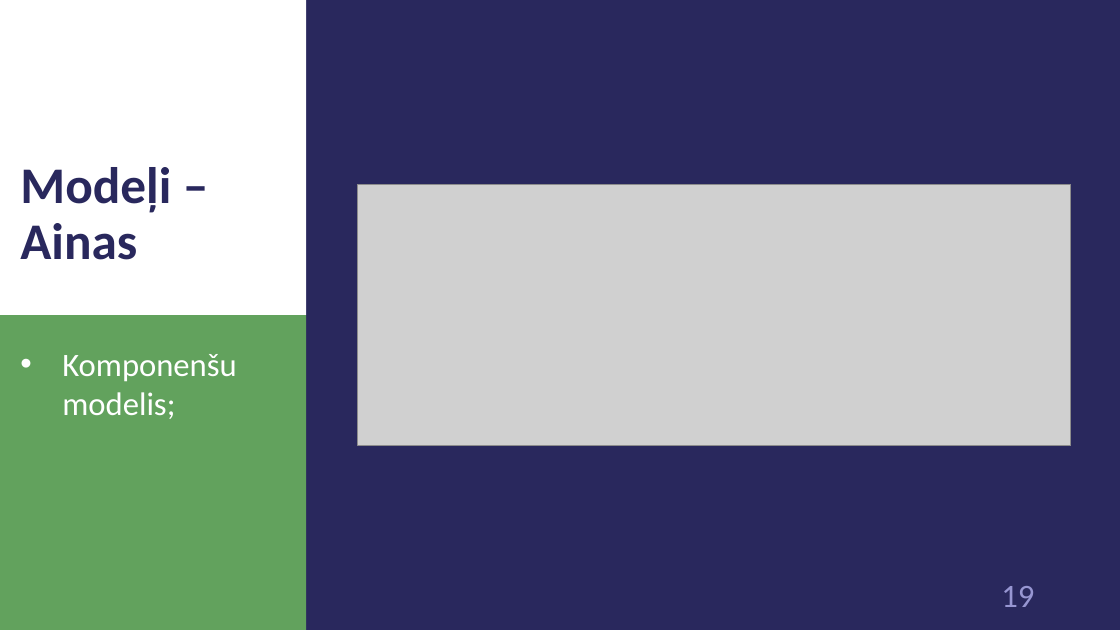
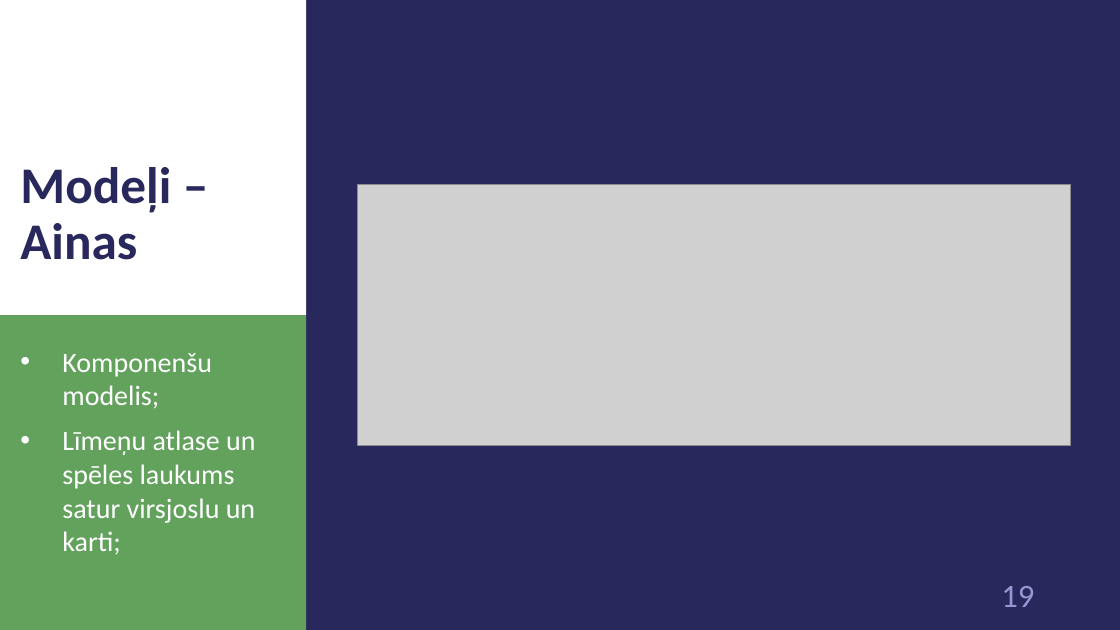
Before and after one commit to 1ivyatan/drumstalotajs, a slide deck: slide 19 of Documentation/Prezentācija.pptx. Drawn at 1120x630 pixels with LibreOffice and Linux fonts; fonts in the diff are those of the drawing; grey boxes stand for pictures. Boxes give left, top, right and bottom in pixels: in the first picture for what was removed or moved away, otherwise in the second. Text is boxed around its words. In the diff, an @@ line names an element or a change of style, - is before the commit and + after.

Commit message:
add model descs

```diff
--- a/Documentation/Prezentācija.pptx
+++ b/Documentation/Prezentācija.pptx
@@ text at (x1=62, y1=353, x2=212, y2=409): size 28 to 24 pt in "Komponenšu modelis;" @@
@@ text at (x1=62, y1=430, x2=255, y2=554): paragraph added @@
+• Līmeņu atlase un spēles laukums satur virsjoslu un karti;
```
Also in this commit, not shown: 11 other slides changed, 1 slide added, 5 slides removed.
